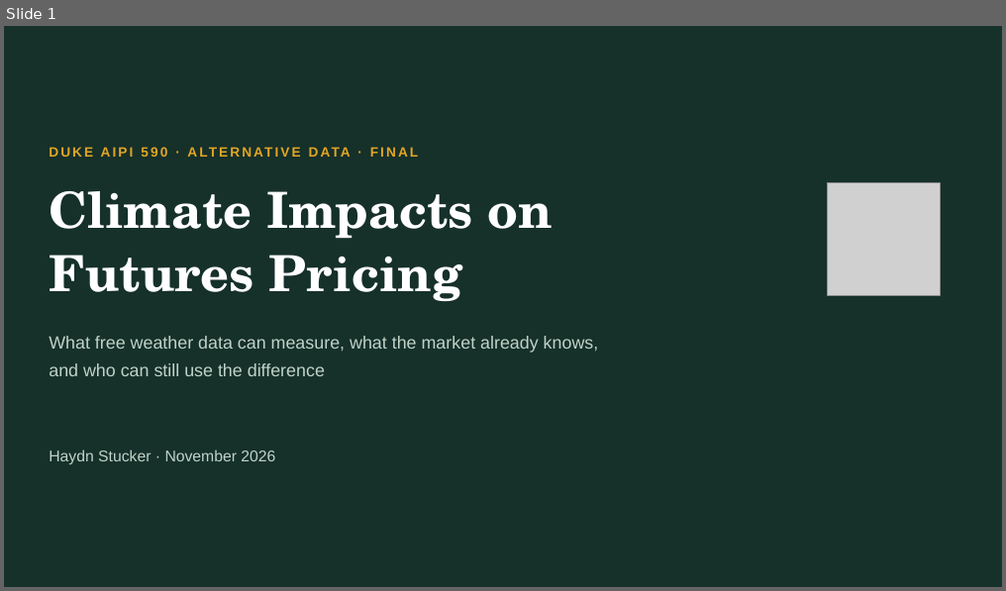
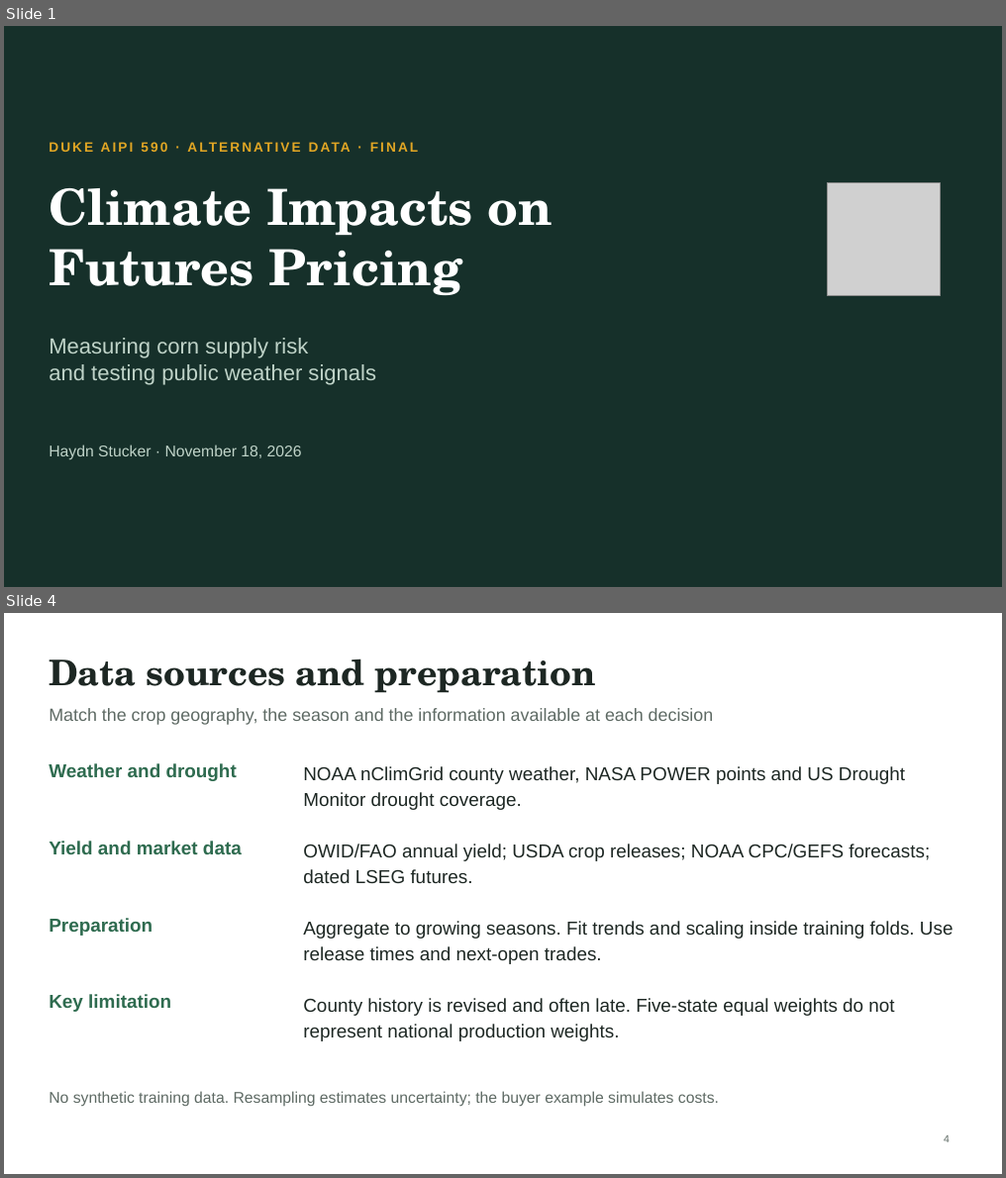
Before and after one commit to haydn-s/climate-futures-pricing, a slide deck: presentation/final/output/Final Presentation.pptx. Shown one above the other, each under a label of ours: slide 1 before the commit, slides 1 and 4 after it; the slides between them are not shown. The pictures are 1006x591 and 1006x1178 pixels, drawn with LibreOffice and Linux fonts; fonts in the diff are those of the drawing; grey boxes stand for pictures. Boxes give left, top, right and bottom in pixels: in the first picture for what was removed or moved away, otherwise in the second. Text is boxed around its words. In the diff, an @@ line names an element or a change of style, - is before the commit and + after.

```diff
--- a/presentation/final/output/Final Presentation.pptx
+++ b/presentation/final/output/Final Presentation.pptx
@@ slide 4 added at (4, 613, 1002, 1174), background #FFFFFF @@
@@ text added at (49, 659, 596, 693), 34 pt, text #1D2723, bold @@
+Data sources and preparation
@@ text added at (49, 708, 714, 725), 17 pt, text #5E6A64 @@
+Match the crop geography, the season and the information available at each decision
@@ text added at (49, 763, 237, 781), 18 pt, text #2E6B4F, bold @@
+Weather and drought
@@ text added at (303, 766, 905, 810), 18 pt, text #1D2723 @@
+NOAA nClimGrid county weather, NASA POWER points and US Drought Monitor drought coverage.
@@ text added at (49, 841, 242, 855), 18 pt, text #2E6B4F, bold @@
+Yield and market data
@@ text added at (303, 844, 930, 883), 18 pt, text #1D2723 @@
+OWID/FAO annual yield; USDA crop releases; NOAA CPC/GEFS forecasts; dated LSEG futures.
@@ text added at (49, 918, 152, 936), 18 pt, text #2E6B4F, bold @@
+Preparation
@@ text added at (303, 921, 953, 964), 18 pt, text #1D2723 @@
+Aggregate to growing seasons. Fit trends and scaling inside training folds. Use release times and next-open trades.
@@ text added at (49, 994, 171, 1012), 18 pt, text #2E6B4F, bold @@
+Key limitation
@@ text added at (303, 998, 894, 1042), 18 pt, text #1D2723 @@
+County history is revised and often late. Five-state equal weights do not represent national production weights.
@@ text added at (49, 1091, 719, 1107), 15 pt, text #5E6A64 @@
+No synthetic training data. Resampling estimates uncertainty; the buyer example simulates costs.
@@ page number added at (944, 1136, 949, 1143), 10 pt, text #5E6A64 @@
+4
@@ slide 1 changed as well @@
@@ text "DUKE AIPI 590 · ALTERNATIVE ..." at (49, 138, 723, 165): vertical alignment middle to top @@
@@ text "Climate Impacts on" at (49, 188, 551, 295): line spacing 1.05 to 1 @@
@@ text at (49, 338, 376, 385): text changed; size 17 to 21 pt @@
-What free weather data can measure, what the market already knows,
-and who can still use the difference
+Measuring corn supply risk
+and testing public weather signals
@@ text "Haydn Stucker · November 18, ..." at (49, 445, 302, 461): vertical alignment middle to top @@
@@ text at (49, 445, 302, 461): text changed @@
-Haydn Stucker · November 2026
+Haydn Stucker · November 18, 2026
```
Also in this commit, not shown: 10 other slides added, 8 slides removed, 6 other files.
